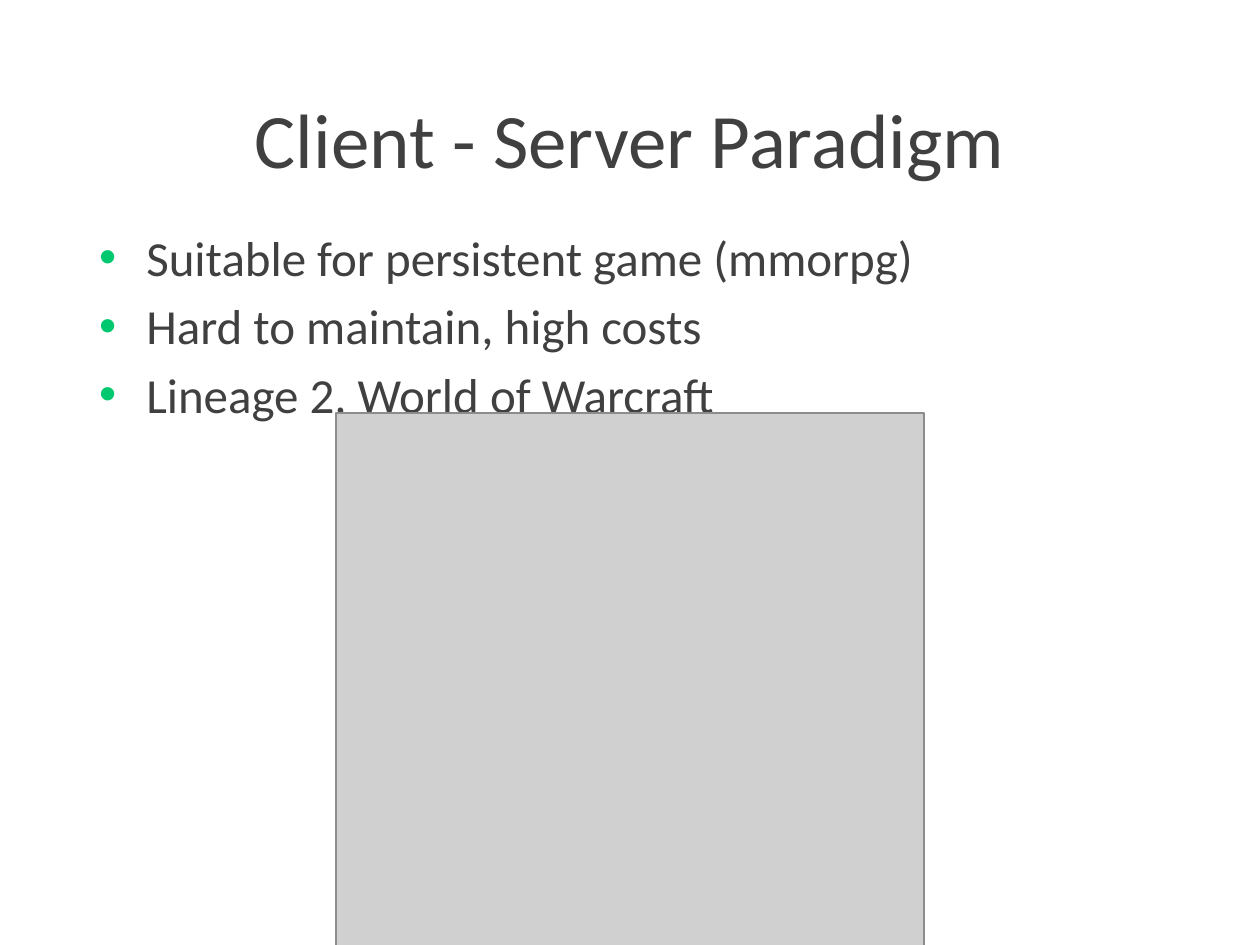
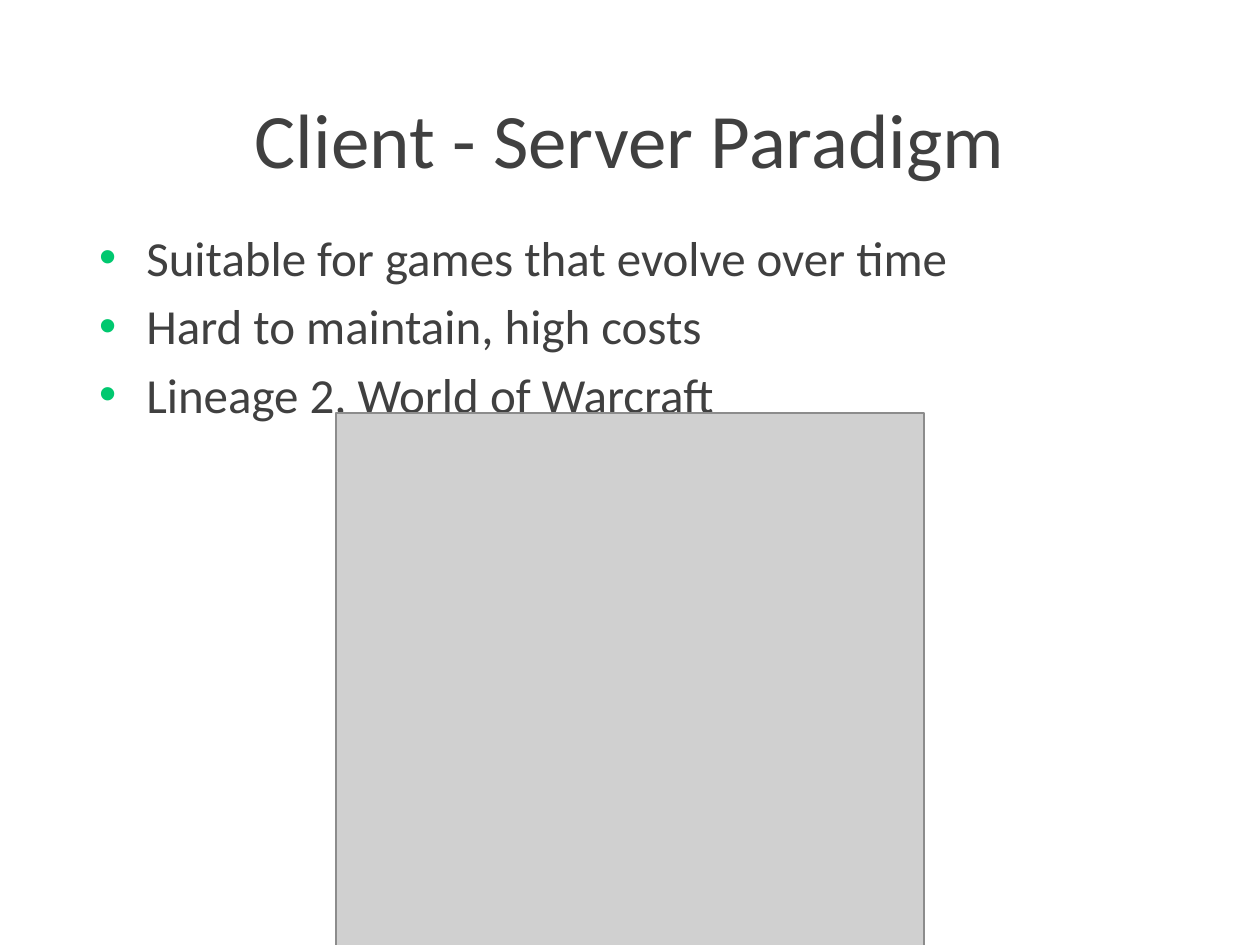
Before and after one commit to Lotti/codemotion2015, a slide deck: slide 9 of slides/slides.pptx. Drawn at 1260x945 pixels with LibreOffice and Linux fonts; fonts in the diff are those of the drawing; grey boxes stand for pictures; background and template pictures are left out. Boxes give left, top, right and bottom in pixels: in the first picture for what was removed or moved away, otherwise in the second. Text is boxed around its words. In the diff, an @@ line names an element or a change of style, - is before the commit and + after.

```diff
--- a/slides/slides.pptx
+++ b/slides/slides.pptx
@@ text at bbox=[146, 242, 947, 285]: text changed @@
-• Suitable for persistent game (mmorpg)
+• Suitable for games that evolve over time
```
Also in this commit, not shown: 3 other slides changed.
